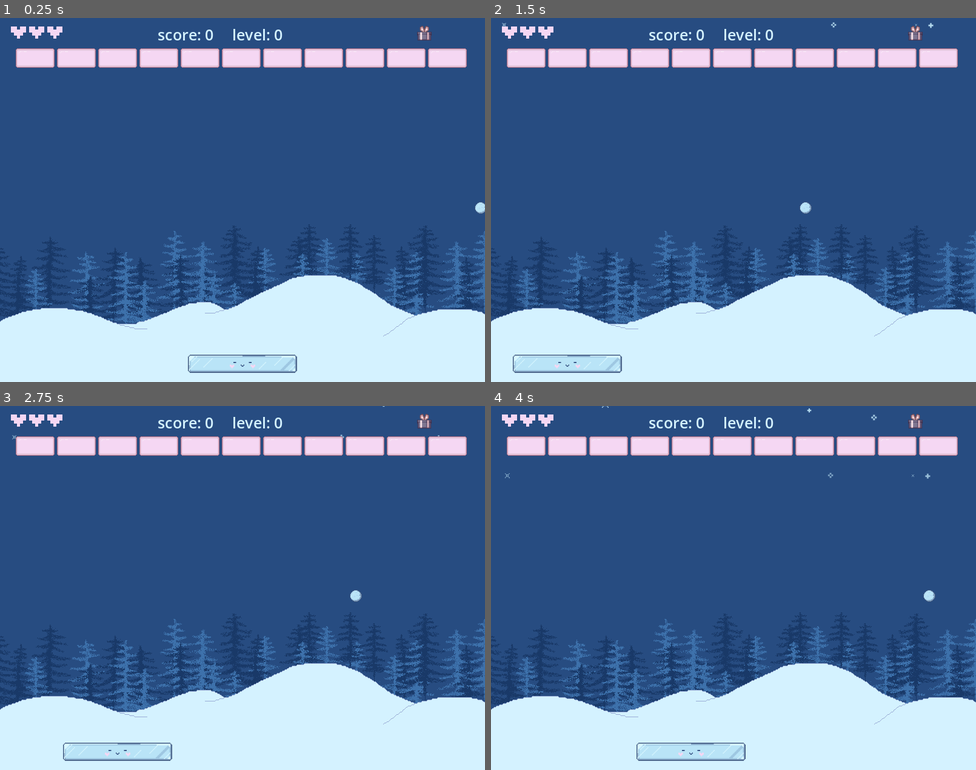
Above: before the commit, frames 1-4 (two rows, left to right).
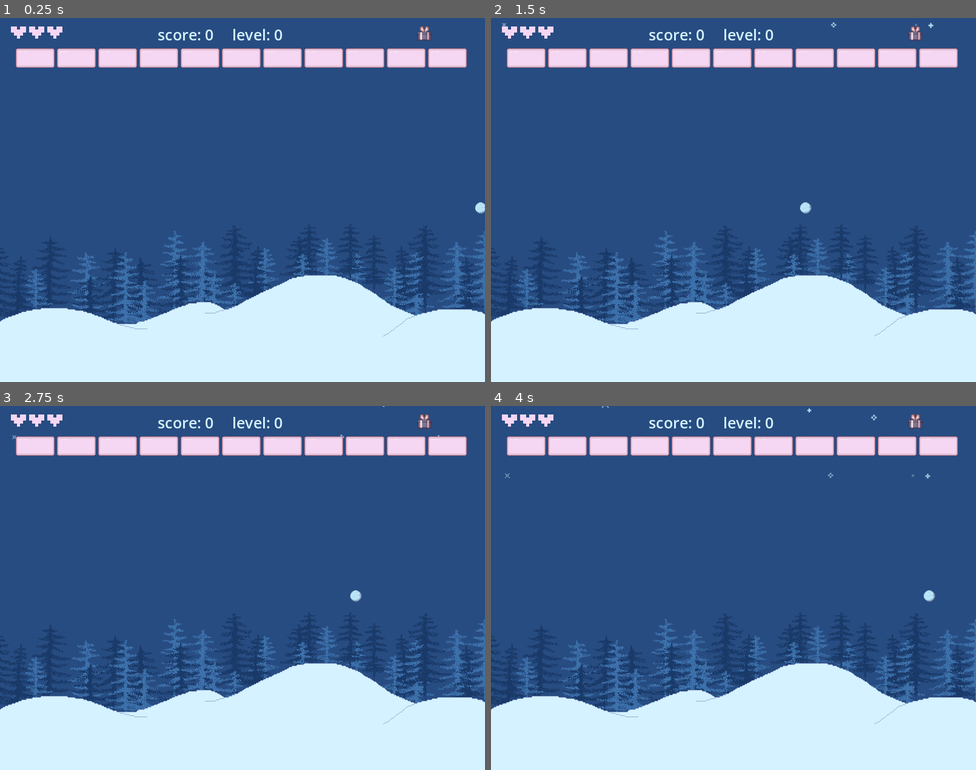
Above: after the commit, the same moments.

Repository: aysieelf/Snow-Break
Game: Godot game, scene res://levels/scenes/main_scene.tscn
Two runs of this game, one before a commit and one after it. Both use one fixed random seed, a clock stepped at 60 frames per second and the inputs below.
Inputs (mouse positions are in pixels of both pictures, inside the frame that each line leads up to):
- Up to frame 1 (0.25 s): no input
- Up to frame 2 (1.5 s): tap Enter at 0.5 s; move the mouse to (524, 58) at 0.52 s; click (524, 58) at 0.67 s; move the mouse to (568, 58) at 1.27 s; click (568, 58) at 1.42 s
- Up to frame 3 (2.75 s): tap Space at 2 s; move the mouse to (116, 446) at 2.02 s; click (116, 446) at 2.17 s
- Up to frame 4 (4 s): tap Enter at 2.75 s; move the mouse to (651, 446) at 2.77 s; click (651, 446) at 2.92 s; tap Space at 3.5 s; move the mouse to (689, 446) at 3.52 s; click (689, 446) at 3.67 s

The runs differ from the first frame. In frame 1, 1.0% of the frame differs, in the area x 38-62%, y 92-98%; in frame 2, 1.0%; in frame 3, 1.0%; in frame 4, 1.0%.

Commit message:
update: gameplay.tscn - add collision system to paddle

Diff:
--- a/winter-splinter/levels/scenes/gameplay/gameplay.tscn
+++ b/winter-splinter/levels/scenes/gameplay/gameplay.tscn
@@ -7,11 +7,7 @@
 [ext_resource type="Texture2D" uid="uid://bwsy835m8tj0t" path="res://assets/sprites/snowball/snowflake2.png" id="4_dg87a"]
 [ext_resource type="Texture2D" uid="uid://da2oesv0gmpma" path="res://assets/sprites/snowball/snowflake-3.png" id="5_bfog5"]
 [ext_resource type="Texture2D" uid="uid://cm66phqwr0o3e" path="res://assets/sprites/snowball/snowflake-4.png" id="6_m17t3"]
-[ext_resource type="Script" path="res://levels/scenes/gameplay/paddle.gd" id="7_a7hoc"]
-[ext_resource type="Texture2D" uid="uid://b85f6aigf2wvr" path="res://assets/sprites/paddle/paddle-base.png" id="8_0qhnf"]
-[ext_resource type="Texture2D" uid="uid://defqbxwpyle3b" path="res://assets/sprites/paddle/paddle-default-face.png" id="9_bx3ks"]
-[ext_resource type="Texture2D" uid="uid://ddtlfic4b8wi4" path="res://assets/sprites/paddle/paddle-levelup-face.png" id="10_2y6bx"]
-[ext_resource type="Texture2D" uid="uid://cewqwextwlbpp" path="res://assets/sprites/paddle/paddle-powerup-face.png" id="11_5v8r8"]
+[ext_resource type="PackedScene" uid="uid://bree7yhldvddj" path="res://levels/scenes/gameplay/paddle.tscn" id="7_xttev"]
 [ext_resource type="Script" path="res://levels/scenes/gameplay/snowball.gd" id="12_mbj8d"]
 [ext_resource type="Texture2D" uid="uid://cyonv5hn0kcac" path="res://assets/sprites/snowball/snowball.png" id="13_7l4uy"]
 [ext_resource type="Script" path="res://levels/scenes/gameplay/bricks_container.gd" id="14_2jmph"]
@@ -34,39 +30,6 @@
 scale_min = 0.25
 scale_max = 1.5
 color_ramp = SubResource("GradientTexture1D_5hrfe")
-
-[sub_resource type="Gradient" id="Gradient_yqwxj"]
-colors = PackedColorArray(0.827451, 0.952941, 0.988235, 0.337255, 1, 1, 1, 0)
-
-[sub_resource type="GradientTexture1D" id="GradientTexture1D_25xu2"]
-gradient = SubResource("Gradient_yqwxj")
-
-[sub_resource type="ParticleProcessMaterial" id="ParticleProcessMaterial_g3ip0"]
-particle_flag_disable_z = true
-spread = 0.0
-gravity = Vector3(0, 0, 0)
-scale_min = 0.0
-color = Color(0.843137, 0.960784, 1, 0.478431)
-color_ramp = SubResource("GradientTexture1D_25xu2")
-
-[sub_resource type="Gradient" id="Gradient_kf3e0"]
-colors = PackedColorArray(0.85098, 0.968627, 1, 0, 0.384314, 0.717647, 1, 0.858824)
-
-[sub_resource type="GradientTexture2D" id="GradientTexture2D_uprtx"]
-gradient = SubResource("Gradient_kf3e0")
-width = 16
-height = 4
-fill_from = Vector2(0.470085, 0)
-fill_to = Vector2(0.5, 1)
-
-[sub_resource type="Gradient" id="Gradient_oueyy"]
-
-[sub_resource type="GradientTexture2D" id="GradientTexture2D_v1khd"]
-gradient = SubResource("Gradient_oueyy")
-width = 120
-height = 20
-fill = 1
-fill_from = Vector2(5, 0)
 
 [sub_resource type="ParticleProcessMaterial" id="ParticleProcessMaterial_r1r0j"]
 lifetime_randomness = 0.51
@@ -158,49 +121,8 @@
 columns = 11
 script = ExtResource("14_2jmph")
 
-[node name="Paddle" type="Node2D" parent="GameEntities"]
-position = Vector2(400, 570)
-scale = Vector2(0.75, 0.75)
-script = ExtResource("7_a7hoc")
-
-[node name="Trail" type="GPUParticles2D" parent="GameEntities/Paddle"]
-position = Vector2(0, 10)
-amount = 50
-process_material = SubResource("ParticleProcessMaterial_g3ip0")
-texture = SubResource("GradientTexture2D_uprtx")
-fixed_fps = 60
-
-[node name="PaddleBase" type="Sprite2D" parent="GameEntities/Paddle"]
-texture = ExtResource("8_0qhnf")
-
-[node name="DefaultFace" type="Sprite2D" parent="GameEntities/Paddle"]
-texture = ExtResource("9_bx3ks")
-
-[node name="LevelupFace" type="Sprite2D" parent="GameEntities/Paddle"]
-visible = false
-texture = ExtResource("10_2y6bx")
-
-[node name="PowerupFace" type="Sprite2D" parent="GameEntities/Paddle"]
-visible = false
-texture = ExtResource("11_5v8r8")
-
-[node name="SpeedUpGlow" type="PointLight2D" parent="GameEntities/Paddle"]
-visible = false
-scale = Vector2(1.04167, 1.2)
-color = Color(0.282353, 0.388235, 0.333333, 1)
-energy = 2.84
-blend_mode = 2
-texture = SubResource("GradientTexture2D_v1khd")
-height = 128.0
-
-[node name="StrengthUpGlow" type="PointLight2D" parent="GameEntities/Paddle"]
-visible = false
-scale = Vector2(1.04167, 1.2)
-color = Color(0.364706, 0.309804, 0.431373, 1)
-energy = 2.94
-blend_mode = 2
-texture = SubResource("GradientTexture2D_v1khd")
-height = 128.0
+[node name="Paddle" parent="GameEntities" instance=ExtResource("7_xttev")]
+position = Vector2(310, 550)
 
 [node name="Snowball" type="Node2D" parent="GameEntities"]
 script = ExtResource("12_mbj8d")
Not shown: 1 places in winter-splinter/levels/scenes/gameplay/gameplay.tscn that only renumber resources
Not shown, changed: README.md
